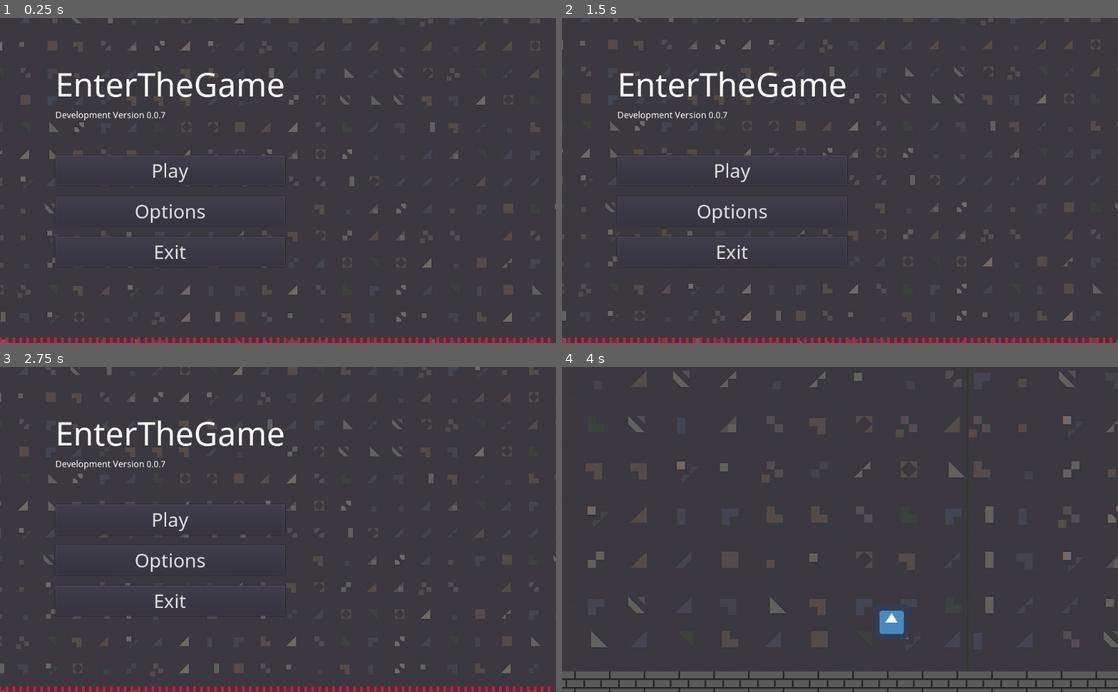
Above: before the commit, frames 1-4 (two rows, left to right).
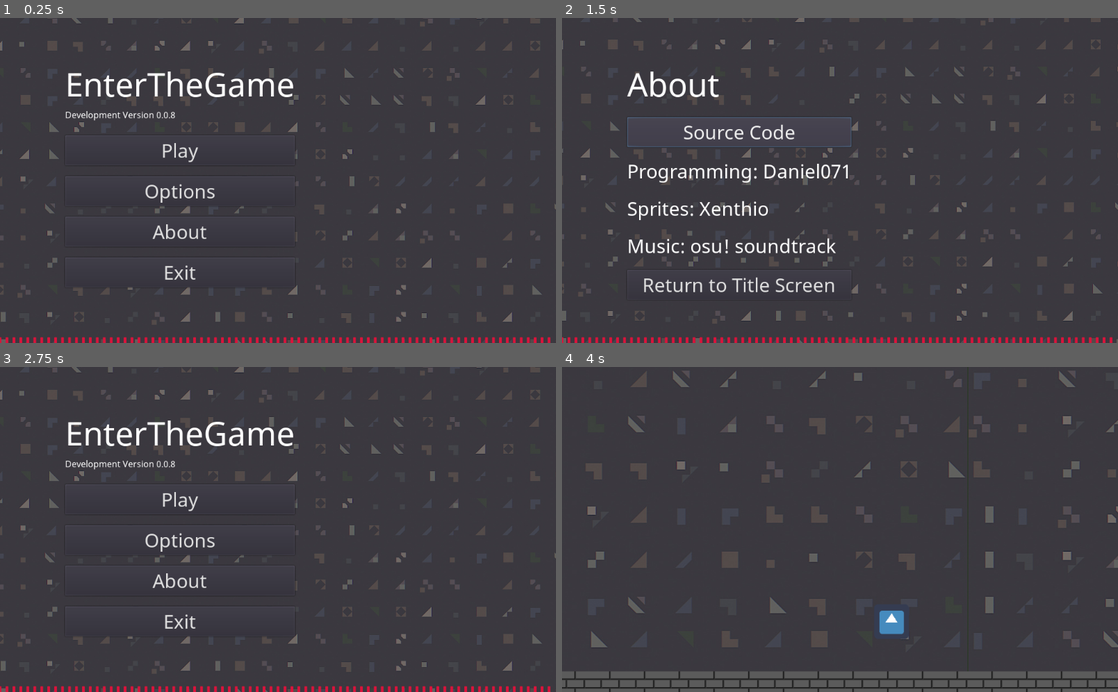
Above: after the commit, the same moments.

Repository: NuceSoftware/EnterTheGame
Game: Godot game, scene res://Scenes/titleScreen.tscn
Same seed, same stepped clock (60 frames per second), same inputs: the game is played once before the commit and once after it. The engine's default icon, where the game draws it, is replaced by a stand-in: a white triangle on a blue panel in a dark square.
Inputs (mouse positions are in pixels of both pictures, inside the frame that each line leads up to):
- Up to frame 1 (0.25 s): no input
- Up to frame 2 (1.5 s): click (739, 232) at 0.5 s, where only the run after the commit has a clickable "About"; click (739, 131) at 1.25 s, where only the run after the commit has a clickable "Source Code"
- Up to frame 3 (2.75 s): click (177, 633) at 2 s, where only the run after the commit has a clickable "Return to Title Screen"
- Up to frame 4 (4 s): click "Play" at 2.75 s; move the mouse to (962, 513) at 3.52 s; hold Right (ui_right) from 3.53 s (still down); hold Shift (sprint) from 3.53 s (still down); tap Space (jump) at 3.77 s

The runs differ from the first frame. In frame 1, 3.1% of the frame differs, in the area x 9-54%, y 16-83%; in frame 2, 4.9%; in frame 3, 5.6%, in the area x 0-100%, y 0-100%; in frame 4, nothing differs.

Commit message:
Add about menu

Diff:
--- /dev/null
+++ b/Scenes/About.tscn
@@ -0,0 +1,98 @@
+[gd_scene load_steps=7 format=2]
+
+[ext_resource path="res://Fonts/NotoSans/NotoSans-Regular.ttf" type="DynamicFontData" id=1]
+[ext_resource path="res://Scripts/UI/returnToTitle.gd" type="Script" id=2]
+[ext_resource path="res://Scenes/dynamicBackground.tscn" type="PackedScene" id=3]
+[ext_resource path="res://Scripts/UI/sourceCode.gd" type="Script" id=4]
+
+[sub_resource type="DynamicFont" id=1]
+size = 60
+font_data = ExtResource( 1 )
+
+[sub_resource type="DynamicFont" id=2]
+size = 35
+font_data = ExtResource( 1 )
+
+[node name="MarginContainer" type="MarginContainer"]
+anchor_right = 1.0
+anchor_bottom = 1.0
+custom_constants/margin_right = 120
+custom_constants/margin_top = 80
+custom_constants/margin_left = 120
+custom_constants/margin_bottom = 80
+__meta__ = {
+"_edit_use_anchors_": false
+}
+
+[node name="HBoxContainer" type="HBoxContainer" parent="."]
+margin_left = 120.0
+margin_top = 80.0
+margin_right = 904.0
+margin_bottom = 520.0
+
+[node name="VBoxContainer" type="VBoxContainer" parent="HBoxContainer"]
+margin_right = 413.0
+margin_bottom = 440.0
+size_flags_vertical = 3
+
+[node name="Title" type="Label" parent="HBoxContainer/VBoxContainer"]
+margin_right = 413.0
+margin_bottom = 83.0
+custom_fonts/font = SubResource( 1 )
+text = "About"
+
+[node name="AllText" type="VBoxContainer" parent="HBoxContainer/VBoxContainer"]
+margin_top = 87.0
+margin_right = 413.0
+margin_bottom = 381.0
+size_flags_vertical = 3
+custom_constants/separation = 20
+alignment = 1
+
+[node name="Label" type="Button" parent="HBoxContainer/VBoxContainer/AllText"]
+margin_top = 16.0
+margin_right = 413.0
+margin_bottom = 71.0
+custom_fonts/font = SubResource( 2 )
+text = "Source Code"
+script = ExtResource( 4 )
+
+[node name="Label2" type="Label" parent="HBoxContainer/VBoxContainer/AllText"]
+margin_top = 91.0
+margin_right = 413.0
+margin_bottom = 140.0
+custom_fonts/font = SubResource( 2 )
+text = "Programming: Daniel071"
+
+[node name="Label3" type="Label" parent="HBoxContainer/VBoxContainer/AllText"]
+margin_top = 160.0
+margin_right = 413.0
+margin_bottom = 209.0
+custom_fonts/font = SubResource( 2 )
+text = "Sprites: Xenthio"
+
+[node name="Label4" type="Label" parent="HBoxContainer/VBoxContainer/AllText"]
+margin_top = 229.0
+margin_right = 413.0
+margin_bottom = 278.0
+custom_fonts/font = SubResource( 2 )
+text = "Music: osu! soundtrack"
+
+[node name="Return" type="Button" parent="HBoxContainer/VBoxContainer"]
+margin_top = 385.0
+margin_right = 413.0
+margin_bottom = 440.0
+focus_mode = 1
+custom_fonts/font = SubResource( 2 )
+enabled_focus_mode = 1
+text = "Return to Title Screen"
+script = ExtResource( 2 )
+
+[node name="background" parent="." instance=ExtResource( 3 )]
+visible = false
+anchor_right = 0.0
+anchor_bottom = 0.0
+margin_left = 120.0
+margin_top = 80.0
+margin_right = 904.0
+margin_bottom = 520.0
--- a/Scenes/titleScreen.tscn
+++ b/Scenes/titleScreen.tscn
@@ -1,8 +1,9 @@
-[gd_scene load_steps=9 format=2]
+[gd_scene load_steps=10 format=2]
 
 [ext_resource path="res://Fonts/NotoSans/NotoSans-Regular.ttf" type="DynamicFontData" id=1]
 [ext_resource path="res://Scripts/UI/Exit.gd" type="Script" id=2]
 [ext_resource path="res://Scripts/UI/playButton.gd" type="Script" id=3]
+[ext_resource path="res://Scripts/UI/About.gd" type="Script" id=4]
 [ext_resource path="res://Scenes/dynamicBackground.tscn" type="PackedScene" id=5]
 [ext_resource path="res://Scripts/UI/Options.gd" type="Script" id=6]
 
@@ -22,14 +23,14 @@
 anchor_bottom = 1.0
 custom_constants/margin_right = 120
 custom_constants/margin_top = 80
-custom_constants/margin_left = 102
+custom_constants/margin_left = 120
 custom_constants/margin_bottom = 80
 __meta__ = {
 "_edit_use_anchors_": false
 }
 
 [node name="HBoxContainer" type="HBoxContainer" parent="."]
-margin_left = 102.0
+margin_left = 120.0
 margin_top = 80.0
 margin_right = 904.0
 margin_bottom = 520.0
@@ -49,7 +50,7 @@
 margin_right = 423.0
 margin_bottom = 110.0
 custom_fonts/font = SubResource( 2 )
-text = "Development Version 0.0.7"
+text = "Development Version 0.0.8"
 __meta__ = {
 "_edit_use_anchors_": false
 }
@@ -63,32 +64,40 @@
 alignment = 1
 
 [node name="Play" type="Button" parent="HBoxContainer/VBoxContainer/MenuOptions"]
-margin_top = 60.0
+margin_top = 23.0
 margin_right = 423.0
-margin_bottom = 115.0
+margin_bottom = 78.0
 custom_fonts/font = SubResource( 3 )
 text = "Play"
 script = ExtResource( 3 )
 
 [node name="Options" type="Button" parent="HBoxContainer/VBoxContainer/MenuOptions"]
-margin_top = 135.0
+margin_top = 98.0
 margin_right = 423.0
-margin_bottom = 190.0
+margin_bottom = 153.0
 custom_fonts/font = SubResource( 3 )
 text = "Options"
 script = ExtResource( 6 )
 
+[node name="About" type="Button" parent="HBoxContainer/VBoxContainer/MenuOptions"]
+margin_top = 173.0
+margin_right = 423.0
+margin_bottom = 228.0
+custom_fonts/font = SubResource( 3 )
+text = "About"
+script = ExtResource( 4 )
+
 [node name="Exit" type="Button" parent="HBoxContainer/VBoxContainer/MenuOptions"]
-margin_top = 210.0
+margin_top = 248.0
 margin_right = 423.0
-margin_bottom = 265.0
+margin_bottom = 303.0
 custom_fonts/font = SubResource( 3 )
 text = "Exit"
 script = ExtResource( 2 )
 
 [node name="CenterContainer" type="VBoxContainer" parent="HBoxContainer"]
 margin_left = 427.0
-margin_right = 802.0
+margin_right = 784.0
 margin_bottom = 440.0
 grow_horizontal = 0
 grow_vertical = 0
@@ -99,7 +108,7 @@
 visible = false
 anchor_right = 0.0
 anchor_bottom = 0.0
-margin_left = 102.0
+margin_left = 120.0
 margin_top = 80.0
 margin_right = 904.0
 margin_bottom = 520.0
--- a/Scripts/Player.gd
+++ b/Scripts/Player.gd
@@ -43,9 +43,6 @@
 		velocity.y = -JUMP_SPEED
 
 
-
-
-
 func _on_bounce_trigger(body):
 	velocity.y = -JUMP_SPEED * 1.7
 
--- /dev/null
+++ b/Scripts/UI/About.gd
@@ -0,0 +1,5 @@
+extends Button
+
+# Called when the button attached to this script is pressed
+func _pressed():
+	get_tree().change_scene("res://Scenes/About.tscn")
--- a/Scripts/UI/returnToTitle.gd
+++ b/Scripts/UI/returnToTitle.gd
@@ -1,4 +1,8 @@
 extends Button
+
+# Couldn't set z index with GUI so I'm doing this
+func _ready():
+	set("z", 2)
 
 # Called when the button attached to this script is pressed
 func _pressed():
--- /dev/null
+++ b/Scripts/UI/sourceCode.gd
@@ -0,0 +1,7 @@
+extends Button
+
+# Called when the button attached to this script is pressed
+func _pressed():
+	# Copies to clipboard, might be useful later
+	# OS.clipboard = "https://github.com/NuceSoftware/EnterTheGame/"
+	OS.shell_open("https://github.com/NuceSoftware/EnterTheGame/")
